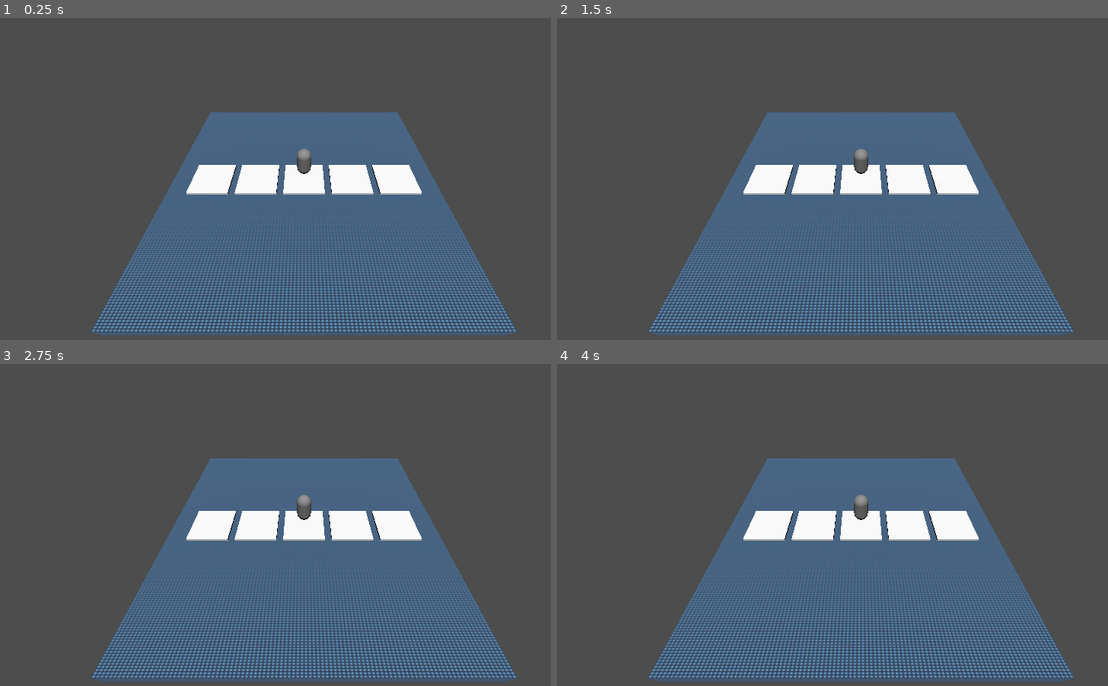
Above: before the commit, frames 1-4 (two rows, left to right).
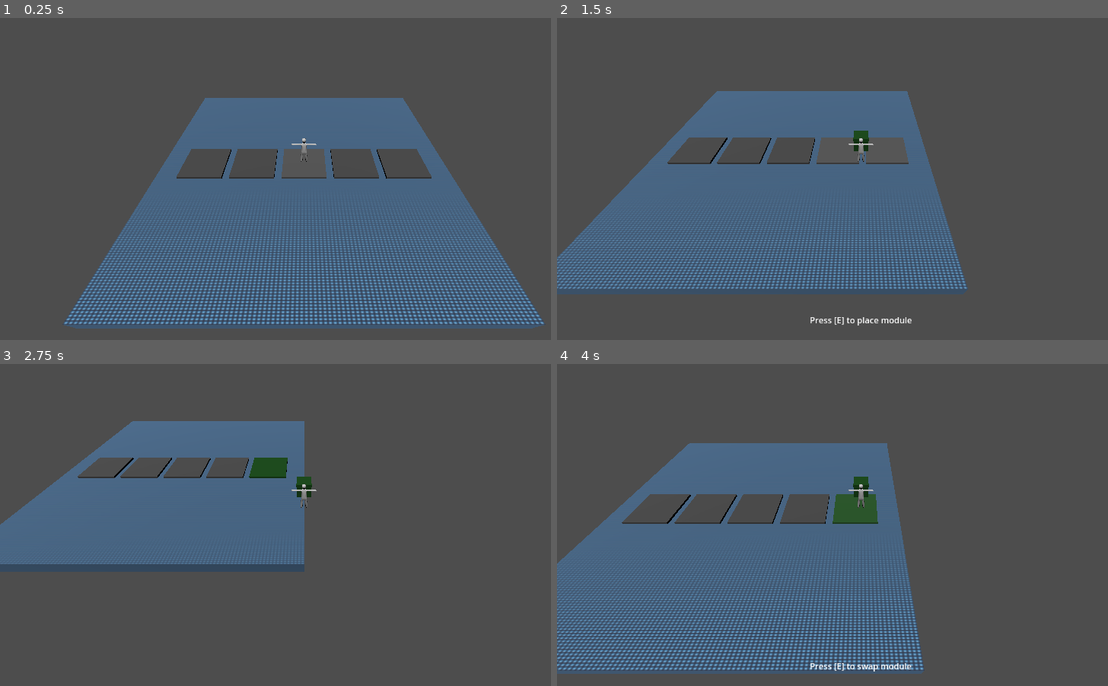
Above: after the commit, the same moments.

Repository: mswieboda/plots-llc
Game: Godot game, scene res://scenes/main.tscn
Two runs of this game, one before a commit and one after it. Both use one fixed random seed, a clock stepped at 60 frames per second and the inputs below. The engine's default icon, where the game draws it, is replaced by a stand-in: a white triangle on a blue panel in a dark square.
Inputs:
- Up to frame 1 (0.25 s): no input
- Up to frame 2 (1.5 s): hold D (right, bound only after the commit) 0.53-1.28 s; hold E (action, bound only after the commit) 0.53-1.28 s; tap M (test_module, bound only after the commit) at 0.8, 1.35 s; hold S (down, bound only after the commit) from 1.28 s (still down)
- Up to frame 3 (2.75 s): tap E (action, bound only after the commit) at 1.55 s; release S (down, bound only after the commit) at 2.03 s; hold D (right, bound only after the commit) from 2.03 s (still down); hold E (action, bound only after the commit) from 2.03 s (still down); tap M (test_module, bound only after the commit) at 2.3 s
- Up to frame 4 (4 s): release D (right, bound only after the commit) at 2.78 s; release E (action, bound only after the commit) at 2.78 s; hold W (up, bound only after the commit) 2.78-3.53 s; tap M (test_module, bound only after the commit) at 2.85, 3.8 s; tap E (action, bound only after the commit) at 3.05 s; hold A (left, bound only after the commit) from 3.53 s (still down); hold E (action, bound only after the commit) from 3.53 s (still down)

The runs differ from the first frame. In frame 1, 24% of the frame differs, in the area x 11-99%, y 24-99%; in frame 2, 35%; in frame 3, 44%, in the area x 0-94%, y 17-99%; in frame 4, 39%.
Error before the commit: Parse Error: Identifier "Action" not declared in the current scope. (res://objs/player.gd:40)

Commit message:
adds functionality to place modules
press M to test carrying a module (farm)

Diff:
--- /dev/null
+++ b/assets/materials/default_module.tres
@@ -0,0 +1,4 @@
+[gd_resource type="StandardMaterial3D" format=3 uid="uid://dioh7gjpcws7p"]
+
+[resource]
+albedo_color = Color(0.270588, 0.270588, 0.270588, 1)
--- /dev/null
+++ b/assets/materials/farm.tres
@@ -0,0 +1,4 @@
+[gd_resource type="StandardMaterial3D" format=3 uid="uid://j24q5skq8gti"]
+
+[resource]
+albedo_color = Color(0, 0.270588, 0, 1)
--- a/globals/action.gd
+++ b/globals/action.gd
@@ -1,24 +1,51 @@
 extends Node
 
-var node
+var action_nodes = []
+
+@onready var action_label = get_node('/root/main/player/gui/margin/action_label')
+
+func action_node():
+  if action_nodes.is_empty():
+    return null
+
+  return action_nodes[-1]
 
 func get_display() -> String:
-  if not node or not node.has_method("get_action_name"):
-    return " "
 
-  return "Press [E] to " + node.get_action_name()
 
-func set_node(n):
-  node = n
+  if can_perform():
+    var action_node = action_node()
+
+    if action_node and action_node.has_method("get_action_name"):
+      return "Press [E] to " + action_node.get_action_name()
+
+  return " "
+
+
+func add_action(n):
+  action_nodes.append(n)
+  update_gui()
+
+func remove_action(n):
+  action_nodes.erase(n)
+  update_gui()
 
 func can_perform() -> bool:
-  if not node or not node.has_method("can_perform"):
+  var action_node = action_node()
+
+  if not action_node or not action_node.has_method("can_perform"):
     return false
 
-  return node.can_perform()
+  return action_node.can_perform()
 
 func perform():
-  if not node or not node.has_method("perform") or not can_perform():
+  var action_node = action_node()
+
+  if not action_node or not action_node.has_method("perform") or not can_perform():
     return
 
-  return node.perform()
+  return action_node.perform()
+
+
+func update_gui():
+  action_label.text = get_display()
--- /dev/null
+++ b/objs/carry_module.tscn
@@ -0,0 +1,11 @@
+[gd_scene load_steps=3 format=3 uid="uid://cixgeyx1d0ftj"]
+
+[sub_resource type="StandardMaterial3D" id="StandardMaterial3D_1jhdd"]
+
+[sub_resource type="BoxMesh" id="BoxMesh_h8p0b"]
+material = SubResource("StandardMaterial3D_1jhdd")
+
+[node name="carry_module" type="Node3D"]
+
+[node name="mesh" type="MeshInstance3D" parent="."]
+mesh = SubResource("BoxMesh_h8p0b")
--- a/objs/module.gd
+++ b/objs/module.gd
@@ -3,39 +3,51 @@
 var is_player_actionable = false
 var type = null
 
+@onready var player = get_node("/root/main/player")
+
 func get_action_name():
-  if not type:
-    return "place module"
+  if type and player.module:
+    return "swap module"
 
-  return "swap module"
+  return "place module" if player.module else ""
 
 
 func can_perform():
-  return false
+  return is_player_actionable and player.module
 
 
 func perform():
-  pass
+  type = player.module
+  player.remove_carry_module()
+  update_type_material()
 
 
 func update_actionable_material():
-  if is_player_actionable:
+  var action_node = Action.action_node()
+  if is_player_actionable and action_node and action_node.name == name:
     var material = StandardMaterial3D.new()
-    material.albedo_color = Color(0.3, 0.69, 0.3, 1)
+    material.albedo_color = Color(1, 1, 1, 0.069)
+    material.transparency = BaseMaterial3D.TRANSPARENCY_ALPHA
+    $mesh.material_overlay = material
+  else:
+    $mesh.material_overlay = null
+
+
+func update_type_material():
+  if type == "farm":
+    var material = preload("res://assets/materials/farm.tres")
     $mesh.material_override = material
-  else:
-    $mesh.material_override = null
 
 
 func _on_area_body_entered(body):
   if body.name == "player":
     is_player_actionable = true
+    Action.add_action(self)
     update_actionable_material()
-    Action.set_node(self)
 
 
 func _on_area_body_exited(body):
   if body.name == "player":
     is_player_actionable = false
+    Action.remove_action(self)
     update_actionable_material()
-    Action.set_node(null)
--- a/objs/module.tscn
+++ b/objs/module.tscn
@@ -1,16 +1,15 @@
 [gd_scene load_steps=6 format=3 uid="uid://nocmen0u76pa"]
 
 [ext_resource type="Script" path="res://objs/module.gd" id="1_6cnv0"]
+[ext_resource type="Material" uid="uid://dioh7gjpcws7p" path="res://assets/materials/default_module.tres" id="2_2rjuj"]
 
 [sub_resource type="BoxShape3D" id="BoxShape3D_003wg"]
 size = Vector3(3, 1, 3)
 
 [sub_resource type="BoxShape3D" id="BoxShape3D_s1lcx"]
 
-[sub_resource type="StandardMaterial3D" id="StandardMaterial3D_1jhdd"]
-
 [sub_resource type="BoxMesh" id="BoxMesh_yshiv"]
-material = SubResource("StandardMaterial3D_1jhdd")
+material = ExtResource("2_2rjuj")
 size = Vector3(3, 1, 3)
 
 [node name="module" type="StaticBody3D"]
--- a/objs/player.gd
+++ b/objs/player.gd
@@ -7,6 +7,9 @@
 # Get the gravity from the project settings to be synced with RigidBody nodes.
 var gravity = ProjectSettings.get_setting("physics/3d/default_gravity")
 
+var carry_module_scene = preload("res://objs/carry_module.tscn")
+
+var module = null
 
 func _physics_process(delta):
   movement(delta)
@@ -38,3 +41,23 @@
 func unhandled_input_actions(event : InputEvent):
   if event.is_action_pressed("action"):
     Action.perform()
+
+  if event.is_action_pressed("test_module"):
+    var carry_module = carry_module_scene.instantiate()
+    module = "farm"
+
+    if module == "farm":
+      var material = preload("res://assets/materials/farm.tres")
+      carry_module.get_node('mesh').material_override = material
+
+    $carry_module_spawn.add_child(carry_module)
+
+
+func remove_carry_module():
+  if not module:
+    return
+
+  var node = $carry_module_spawn.get_child(0)
+  $carry_module_spawn.remove_child(node)
+  node.queue_free()
+  module = null
--- a/objs/player.tscn
+++ b/objs/player.tscn
@@ -1,19 +1,39 @@
 [gd_scene load_steps=4 format=3 uid="uid://c2kwkhbhphv37"]
 
 [ext_resource type="Script" path="res://objs/player.gd" id="1_37ysd"]
+[ext_resource type="PackedScene" uid="uid://csdpkd1muxxn6" path="res://assets/models/player/Player.dae" id="2_31lq3"]
 
 [sub_resource type="CapsuleShape3D" id="CapsuleShape3D_3vq77"]
-
-[sub_resource type="CapsuleMesh" id="CapsuleMesh_ykmdx"]
 
 [node name="player" type="CharacterBody3D"]
 script = ExtResource("1_37ysd")
 
 [node name="collision" type="CollisionShape3D" parent="."]
+transform = Transform3D(1, 0, 0, 0, 1, 0, 0, 0, 1, 0, 1, 0)
 shape = SubResource("CapsuleShape3D_3vq77")
-
-[node name="mesh" type="MeshInstance3D" parent="."]
-mesh = SubResource("CapsuleMesh_ykmdx")
 
 [node name="camera" type="Camera3D" parent="."]
 transform = Transform3D(1, 0, 0, 0, 0.668417, 0.743787, 0, -0.743787, 0.668417, 0, 10.4441, 11.9813)
+
+[node name="mesh" parent="." instance=ExtResource("2_31lq3")]
+transform = Transform3D(-0.25, 0, -2.18557e-08, 0, 0.25, 0, 2.18557e-08, 0, -0.25, 0, 0, 0)
+
+[node name="gui" type="CanvasLayer" parent="."]
+
+[node name="margin" type="MarginContainer" parent="gui"]
+anchors_preset = 12
+anchor_top = 1.0
+anchor_right = 1.0
+anchor_bottom = 1.0
+offset_top = -16.0
+grow_horizontal = 2
+grow_vertical = 0
+theme_override_constants/margin_bottom = 64
+
+[node name="action_label" type="Label" parent="gui/margin"]
+layout_mode = 2
+text = "testing"
+horizontal_alignment = 1
+
+[node name="carry_module_spawn" type="Node3D" parent="."]
+transform = Transform3D(1, 0, 0, 0, 1, 0, 0, 0, 1, 0, 1.32192, -0.609078)
--- a/project.godot
+++ b/project.godot
@@ -15,6 +15,43 @@
 config/features=PackedStringArray("4.1", "Forward Plus")
 config/icon="res://icon.svg"
 
+[autoload]
+
+Action="*res://globals/action.gd"
+
 [display]
 
 window/size/mode=2
+
+[input]
+
+left={
+"deadzone": 0.5,
+"events": [Object(InputEventKey,"resource_local_to_scene":false,"resource_name":"","device":-1,"window_id":0,"alt_pressed":false,"shift_pressed":false,"ctrl_pressed":false,"meta_pressed":false,"pressed":false,"keycode":0,"physical_keycode":65,"key_label":0,"unicode":97,"echo":false,"script":null)
+]
+}
+right={
+"deadzone": 0.5,
+"events": [Object(InputEventKey,"resource_local_to_scene":false,"resource_name":"","device":-1,"window_id":0,"alt_pressed":false,"shift_pressed":false,"ctrl_pressed":false,"meta_pressed":false,"pressed":false,"keycode":0,"physical_keycode":68,"key_label":0,"unicode":100,"echo":false,"script":null)
+]
+}
+up={
+"deadzone": 0.5,
+"events": [Object(InputEventKey,"resource_local_to_scene":false,"resource_name":"","device":-1,"window_id":0,"alt_pressed":false,"shift_pressed":false,"ctrl_pressed":false,"meta_pressed":false,"pressed":false,"keycode":0,"physical_keycode":87,"key_label":0,"unicode":119,"echo":false,"script":null)
+]
+}
+down={
+"deadzone": 0.5,
+"events": [Object(InputEventKey,"resource_local_to_scene":false,"resource_name":"","device":-1,"window_id":0,"alt_pressed":false,"shift_pressed":false,"ctrl_pressed":false,"meta_pressed":false,"pressed":false,"keycode":0,"physical_keycode":83,"key_label":0,"unicode":115,"echo":false,"script":null)
+]
+}
+action={
+"deadzone": 0.5,
+"events": [Object(InputEventKey,"resource_local_to_scene":false,"resource_name":"","device":-1,"window_id":0,"alt_pressed":false,"shift_pressed":false,"ctrl_pressed":false,"meta_pressed":false,"pressed":false,"keycode":0,"physical_keycode":69,"key_label":0,"unicode":101,"echo":false,"script":null)
+]
+}
+test_module={
+"deadzone": 0.5,
+"events": [Object(InputEventKey,"resource_local_to_scene":false,"resource_name":"","device":-1,"window_id":0,"alt_pressed":false,"shift_pressed":false,"ctrl_pressed":false,"meta_pressed":false,"pressed":false,"keycode":0,"physical_keycode":77,"key_label":0,"unicode":109,"echo":false,"script":null)
+]
+}
